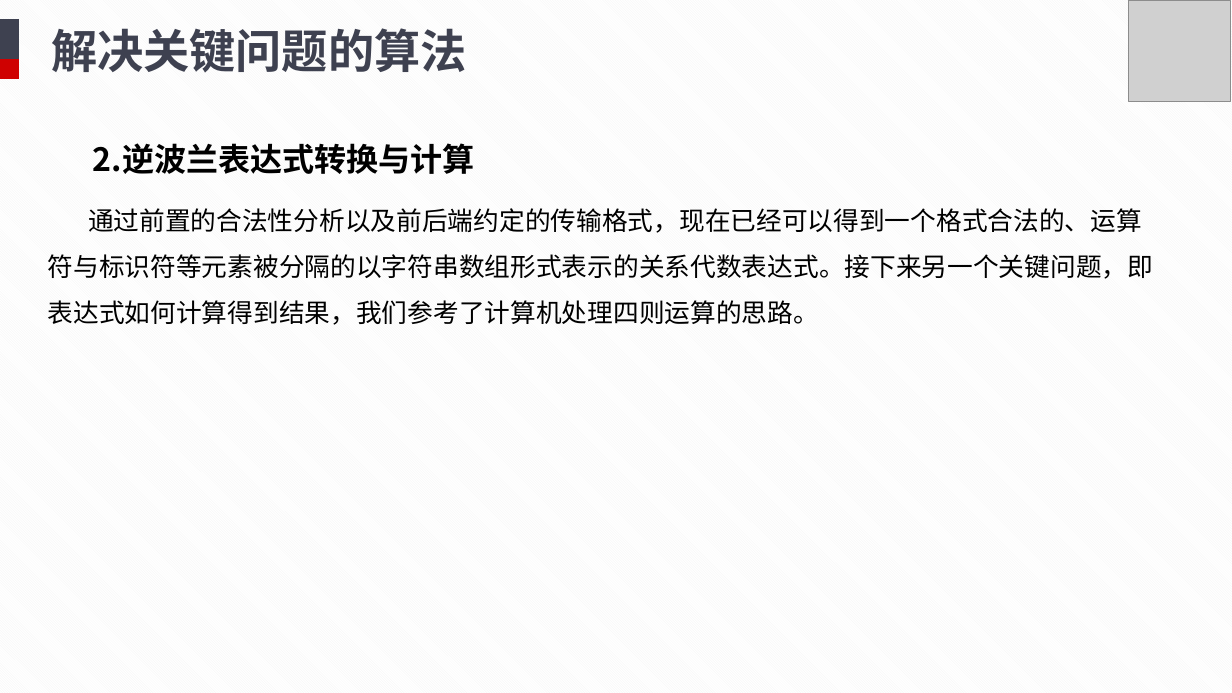
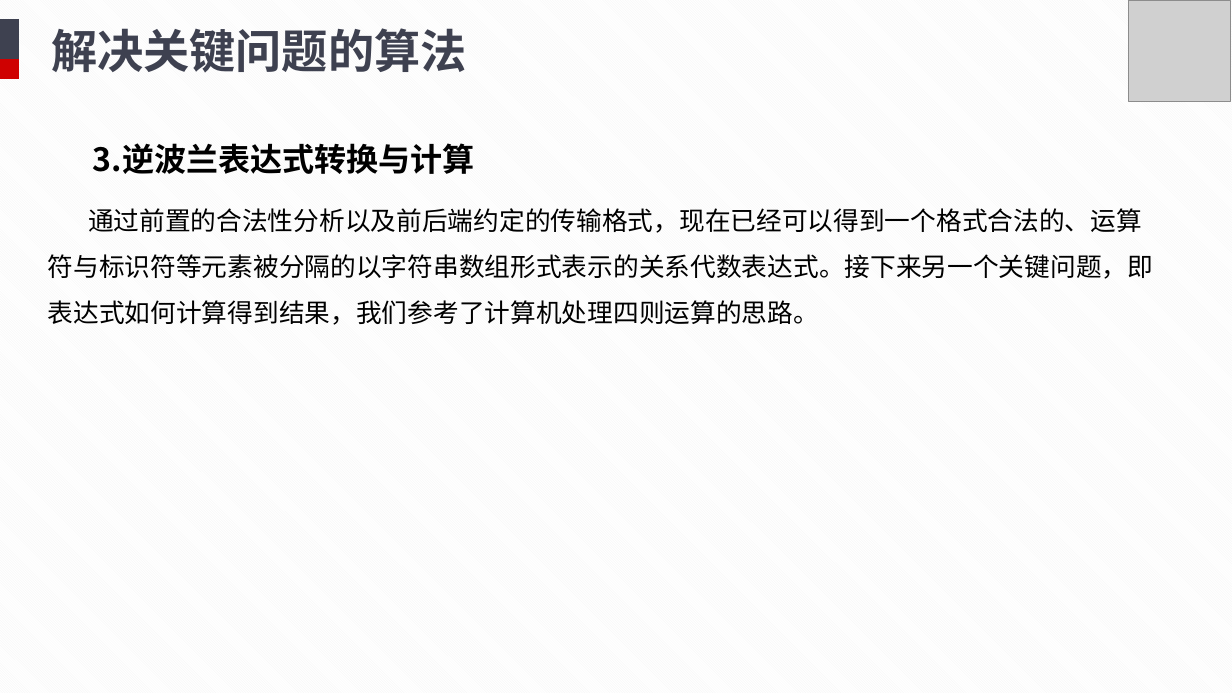
Before and after one commit to TuJin07/Relational-Algebra-Operation-System, a slide deck: slide 19 of doc/终期答辩.pptx (slide 17 before the commit). Drawn at 1232x693 pixels with LibreOffice and Linux fonts; fonts in the diff are those of the drawing; grey boxes stand for pictures. Boxes give left, top, right and bottom in pixels: in the first picture for what was removed or moved away, otherwise in the second. Text is boxed around its words. In the diff, an @@ line names an element or a change of style, - is before the commit and + after.

```diff
--- a/doc/终期答辩.pptx
+++ b/doc/终期答辩.pptx
@@ text at [93,143,475,174]: text changed @@
-2.逆波兰表达式转换与计算
+3.逆波兰表达式转换与计算
```
Also in this commit, not shown: 4 other slides changed, 2 slides added.
